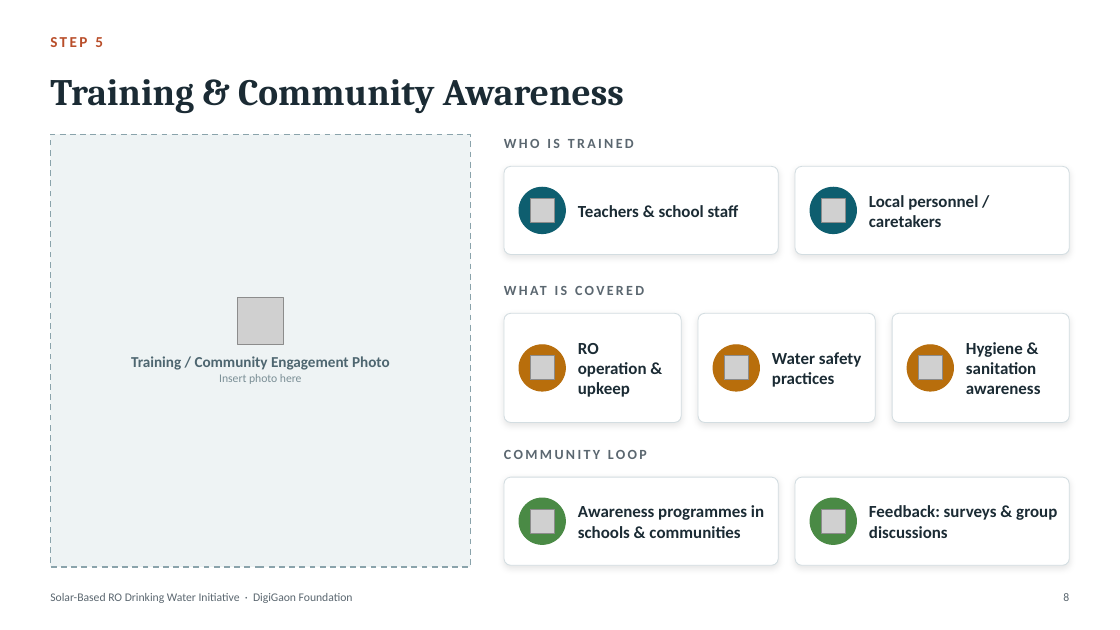
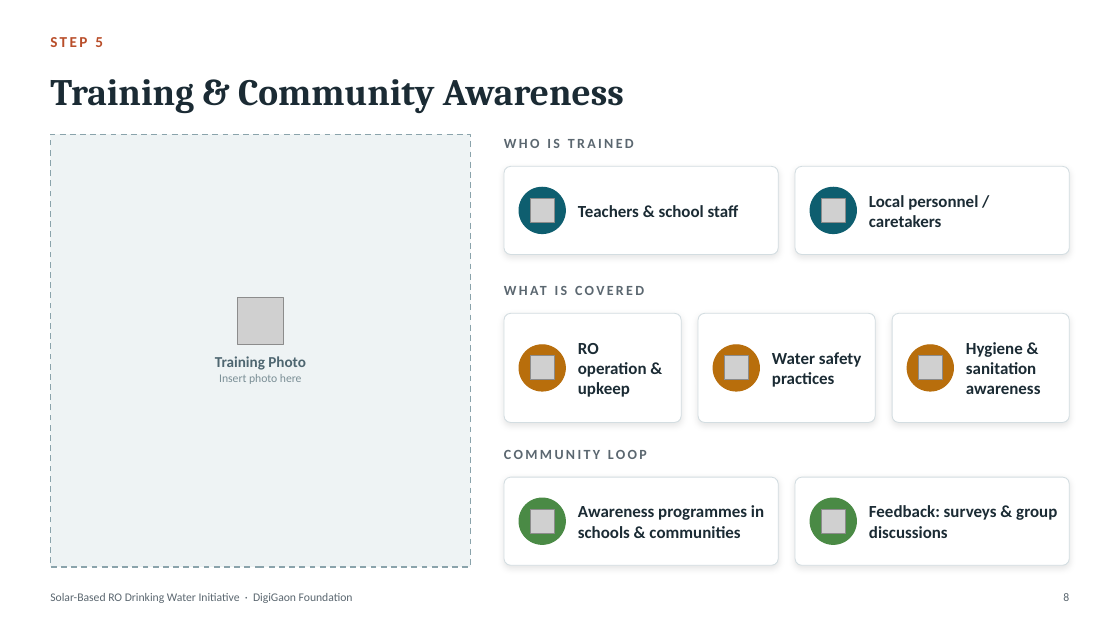
Before and after one commit to Harshtiwari940/Harshtiwari940, a slide deck: slide 8 of presentations/Solar_RO_Implementation_Overview.pptx. Drawn at 1120x630 pixels with LibreOffice and Linux fonts; fonts in the diff are those of the drawing; grey boxes stand for pictures. Boxes give left, top, right and bottom in pixels: in the first picture for what was removed or moved away, otherwise in the second. Text is boxed around its words. In the diff, an @@ line names an element or a change of style, - is before the commit and + after.

```diff
--- a/presentations/Solar_RO_Implementation_Overview.pptx
+++ b/presentations/Solar_RO_Implementation_Overview.pptx
@@ text at box(215, 356, 306, 370): text changed @@
-Training / Community Engagement Photo
+Training Photo
```
Also in this commit, not shown: 4 other slides changed.
